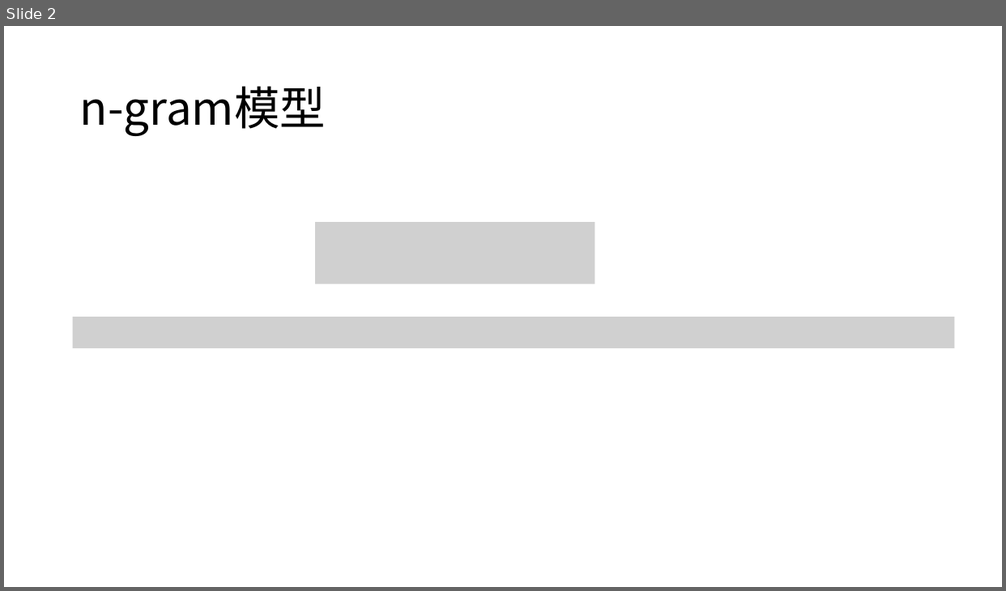
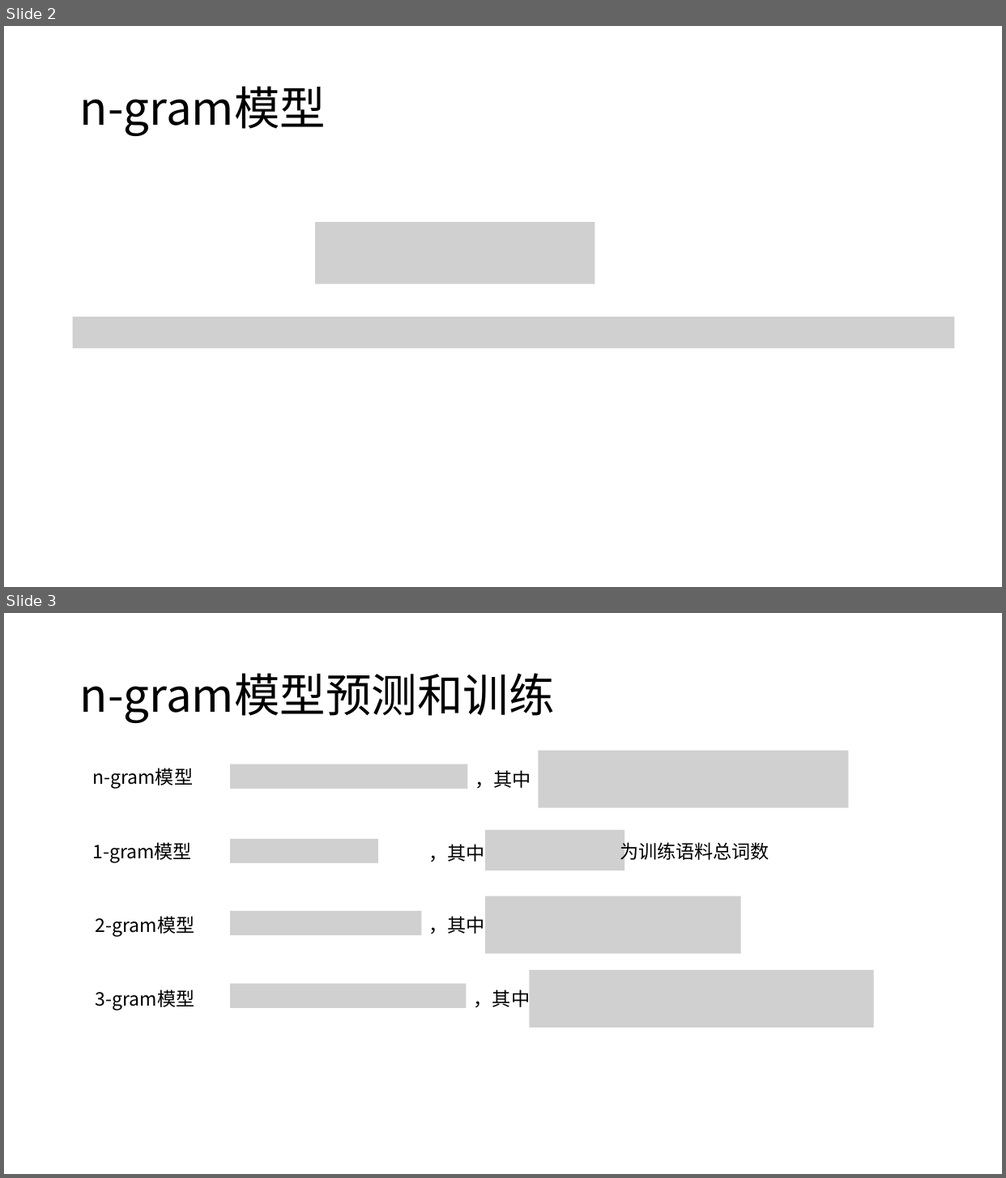
Before and after one commit to panda2019-ai/natural_language_processing, a slide deck: doc/语言模型.pptx. Shown one above the other, each under a label of ours: slide 2 before the commit, slides 2 and 3 after it. The pictures are 1006x591 and 1006x1178 pixels, drawn with LibreOffice and Linux fonts; fonts in the diff are those of the drawing; grey boxes stand for pictures. Boxes give left, top, right and bottom in pixels: in the first picture for what was removed or moved away, otherwise in the second. Text is boxed around its words. In the diff, an @@ line names an element or a change of style, - is before the commit and + after.

Commit message:
add n-gram train

```diff
--- a/doc/语言模型.pptx
+++ b/doc/语言模型.pptx
@@ slide 3 added at (4,613,1002,1174), background #FFFFFF @@
@@ title added at (80,673,555,723), 44 pt, text #000000 @@
+n-gram模型预测和训练
@@ picture added at (539,751,849,808) @@
@@ text added at (92,768,193,789), 18 pt, text #000000 @@
+n-gram模型
@@ picture added at (230,764,467,789) @@
@@ text added at (475,770,530,789), 18 pt, text #000000 @@
+，其中
@@ picture added at (485,830,624,871) @@
@@ text added at (92,842,192,862), 18 pt, text #000000 @@
+1-gram模型
@@ picture added at (230,839,378,864) @@
@@ text added at (429,844,485,862), 18 pt, text #000000 @@
+，其中
@@ text added at (620,839,769,862), 18 pt, text #000000 @@
+为训练语料总词数
@@ picture added at (485,896,740,954) @@
@@ text added at (95,916,194,936), 18 pt, text #000000 @@
+2-gram模型
@@ picture added at (230,911,422,935) @@
@@ text added at (429,916,485,935), 18 pt, text #000000 @@
+，其中
@@ picture added at (530,970,874,1028) @@
@@ text added at (95,990,194,1011), 18 pt, text #000000 @@
+3-gram模型
@@ picture added at (230,983,466,1008) @@
@@ text added at (474,990,530,1008), 18 pt, text #000000 @@
+，其中
```
